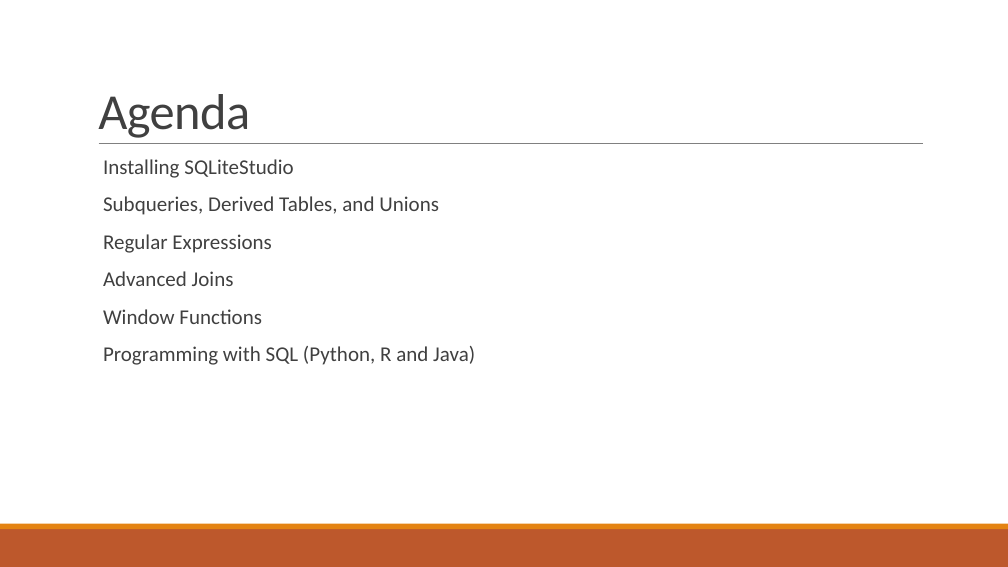
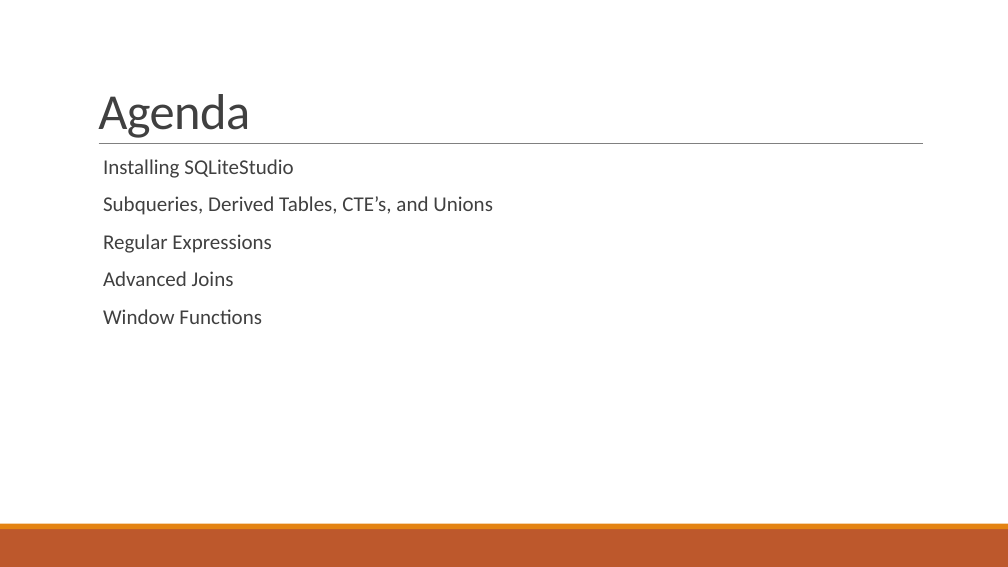
Before and after one commit to thomasnield/oreilly_intermediate_sql_for_data, a slide deck: slide 2 of oreilly_intermediate_sql_for_data_analysis.pptx. Drawn at 1008x567 pixels with LibreOffice and Linux fonts; fonts in the diff are those of the drawing. Boxes give left, top, right and bottom in pixels: in the first picture for what was removed or moved away, otherwise in the second. Text is boxed around its words. In the diff, an @@ line names an element or a change of style, - is before the commit and + after.

```diff
--- a/oreilly_intermediate_sql_for_data_analysis.pptx
+++ b/oreilly_intermediate_sql_for_data_analysis.pptx
@@ text at [103, 196, 493, 215]: text changed @@
-  Subqueries, Derived Tables, and Unions
+  Subqueries, Derived Tables, CTE’s, and Unions
@@ text at [103, 346, 475, 365]: paragraph removed @@
-  Programming with SQL (Python, R and Java)
```
Also in this commit, not shown: 2 other slides changed, 7 slides removed, 4 other files.
